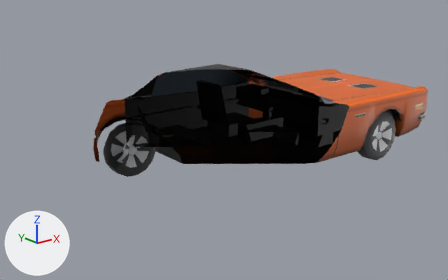
One commit to the glTF model examples/vehicle-playground/res/models/ravager.glb: the scene before it, then after it.
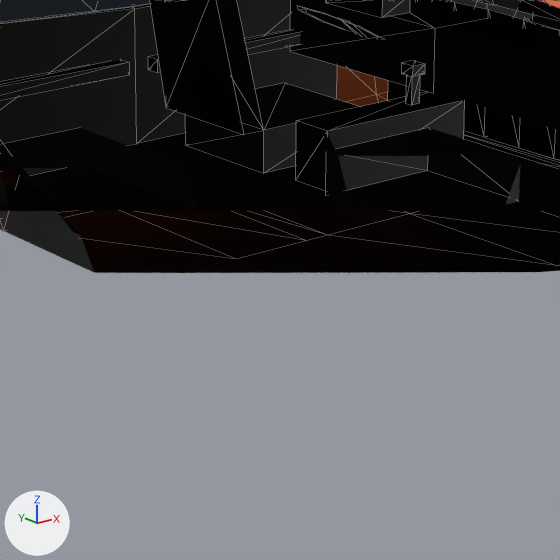
Each version appears first whole from a 50 mm lens placed at (-4.86, -5.41, 2.61), pointed at (-0.4, 0.16, 0.38), and next in a close-up on the part from 35% to 69% of the width and 32% to 86% of the height. The lights are fixed; the arrows at lower left show +X, +Y and +Z. The first two pictures are the older version. The close-ups show mesh edges as thin lines. Everything nearer to the camera than a plane just in front of the edit is cut away.

Objects in the first close-up: 'body'.
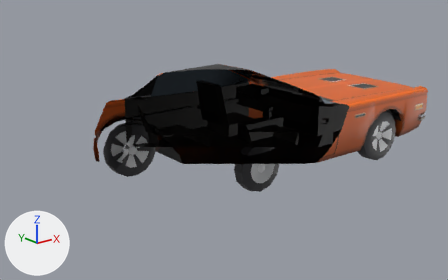
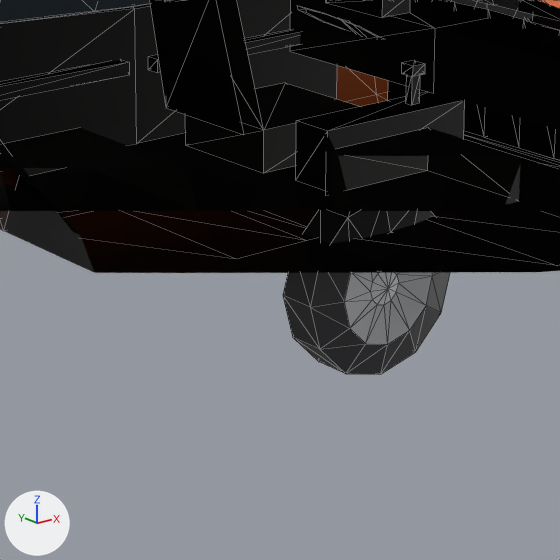
Patch to the scene script:
```diff
--- a/examples/vehicle-playground/res/models/ravager.glb.py
+++ b/examples/vehicle-playground/res/models/ravager.glb.py
@@ mat_rim_motion_blur @@
+mat_rim_motion_blur = principled_material('rim motion blur')
+mat_rim_motion_blur.base_color = (0.55, 0.56, 0.58)  # light grey #c4c5c8
@@ me_wheel_blur @@
+me_wheel_blur.from_pydata(...)  # 80 vertices, 144 faces; spans x -0.317..0.317, y -0.101..0.101, z -0.317..0.317
+# faces by material slot: [72, 48, 24]
+me_wheel_blur.materials.append(mat_tyre_rubber)  # dark grey #353538
+me_wheel_blur.materials.append(mat_rim_motion_blur)  # light grey #c4c5c8
+me_wheel_blur.materials.append(mat_rim_chrome)  # white #e5e6e8
@@ ob_wheel_blur @@
+ob_wheel_blur = bpy.data.objects.new('wheel_blur', me_wheel_blur)
+ob_wheel_blur.location = (0.0, 0.0, 0.0)
```

Boxes [x1, y1, x2, y2] around the edits, measured in the close-ups (560 x 560 px):
'wheel_blur', added
    after: [283, 211, 450, 374]
    faces in mat_tyre_rubber (dark grey #353538): [283, 211, 450, 374]
    faces in mat_rim_motion_blur (light grey #c4c5c8): [344, 273, 432, 344]
    faces in mat_rim_chrome (white #e5e6e8): [370, 273, 398, 305]
